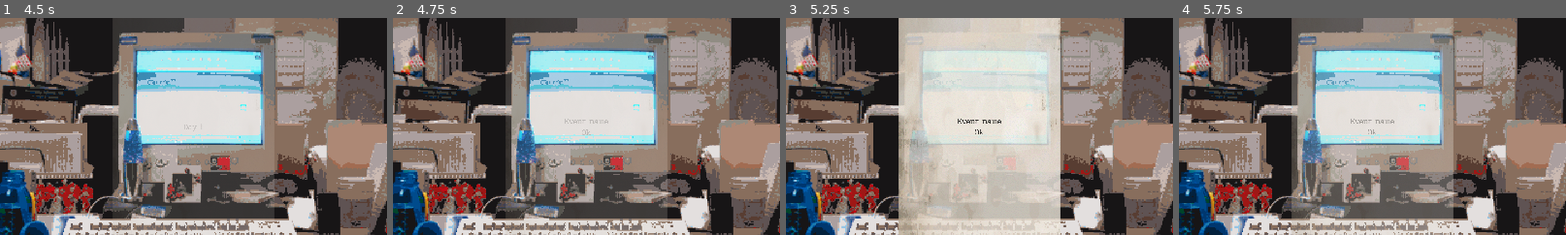
Above: before the commit, frames 1-4 (left to right).
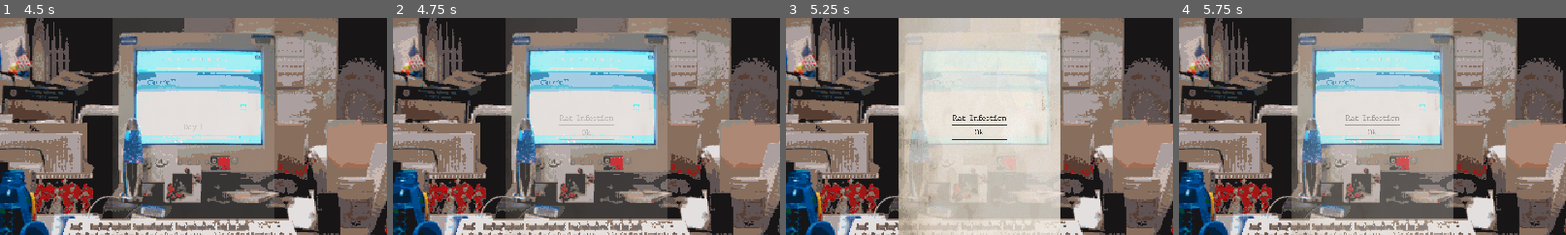
Above: after the commit, the same moments.

Repository: RisingThumb/GMTKJoinedTogether
Game: Godot game, scene res://Scenes/Title.tscn
Two runs of this game, one before a commit and one after it. Both use one fixed random seed, a clock stepped at 60 frames per second and the inputs below. The engine's default icon, where the game draws it, is replaced by a stand-in: a white triangle on a blue panel in a dark square.
Inputs:
- Up to frame 1 (4.5 s): click "Play the game" at 0.5 s; tap Enter at 1.25, 2.75 s; tap Space at 2, 3.5 s
- Up to frame 2 (4.75 s): no input
- Up to frame 3 (5.25 s): click "Ok" at 5 s
- Up to frame 4 (5.75 s): no input
The pictures show only the part of the screen within x 25-75%, y 25-75%; the shares and areas given below are measured in that part.

Frame 1 is identical in both runs. In frame 2, 0.3% of the frame differs, in the area x 42-58%, y 44-57%; in frame 3, 0.4%; in frame 4, 0.3%.

Commit message:
Billing added

Diff:
--- a/Scenes/Game.tscn
+++ b/Scenes/Game.tscn
@@ -336,9 +336,11 @@
 texture = ExtResource( 7 )
 expand = true
 stretch_mode = 1
+__meta__ = {
+"_edit_use_anchors_": false
+}
 
 [node name="DayPanel" type="Panel" parent="."]
-visible = false
 anchor_left = 0.5
 anchor_top = 0.5
 anchor_right = 0.5
@@ -393,9 +395,9 @@
 
 [node name="VBoxContainer" type="VBoxContainer" parent="EventPanel/CenterContainer"]
 margin_left = 145.0
-margin_top = 249.0
+margin_top = 241.0
 margin_right = 255.0
-margin_bottom = 301.0
+margin_bottom = 309.0
 theme = ExtResource( 5 )
 
 [node name="EventLabel" type="Label" parent="EventPanel/CenterContainer/VBoxContainer"]
@@ -403,16 +405,27 @@
 margin_bottom = 24.0
 text = "Event name"
 
-[node name="EventButton" type="Button" parent="EventPanel/CenterContainer/VBoxContainer"]
+[node name="HSeparator" type="HSeparator" parent="EventPanel/CenterContainer/VBoxContainer"]
 margin_top = 28.0
 margin_right = 110.0
-margin_bottom = 52.0
+margin_bottom = 32.0
+theme = ExtResource( 5 )
+
+[node name="EventButton" type="Button" parent="EventPanel/CenterContainer/VBoxContainer"]
+margin_top = 36.0
+margin_right = 110.0
+margin_bottom = 60.0
 theme = ExtResource( 5 )
 custom_fonts/font = ExtResource( 6 )
 text = "Ok"
 
+[node name="HSeparator2" type="HSeparator" parent="EventPanel/CenterContainer/VBoxContainer"]
+margin_top = 64.0
+margin_right = 110.0
+margin_bottom = 68.0
+theme = ExtResource( 5 )
+
 [node name="AgencyPanel" type="Panel" parent="."]
-visible = false
 anchor_left = 0.5
 anchor_top = 0.5
 anchor_right = 0.5
@@ -547,7 +560,6 @@
 margin_bottom = 271.0
 
 [node name="BillPanel" type="Panel" parent="."]
-visible = false
 anchor_left = 0.5
 anchor_top = 0.5
 anchor_right = 0.5
@@ -573,80 +585,80 @@
 margin_bottom = 401.0
 
 [node name="HSeparator5" type="HSeparator" parent="BillPanel/CenterContainer/VBoxContainer"]
-margin_right = 115.0
+margin_right = 143.0
 margin_bottom = 4.0
 
 [node name="Label" type="Label" parent="BillPanel/CenterContainer/VBoxContainer"]
 margin_top = 8.0
-margin_right = 115.0
+margin_right = 143.0
 margin_bottom = 32.0
 text = "Finances"
 align = 1
 
 [node name="HSeparator6" type="HSeparator" parent="BillPanel/CenterContainer/VBoxContainer"]
 margin_top = 36.0
-margin_right = 115.0
+margin_right = 143.0
 margin_bottom = 40.0
 __meta__ = {
 "_edit_use_anchors_": false
 }
 
-[node name="CheckBox" type="CheckButton" parent="BillPanel/CenterContainer/VBoxContainer"]
+[node name="CheckBill" type="CheckButton" parent="BillPanel/CenterContainer/VBoxContainer"]
 margin_top = 44.0
-margin_right = 115.0
-margin_bottom = 76.0
+margin_right = 143.0
+margin_bottom = 68.0
 text = "Bills"
 
-[node name="CheckBox2" type="CheckButton" parent="BillPanel/CenterContainer/VBoxContainer"]
-margin_top = 80.0
-margin_right = 115.0
-margin_bottom = 112.0
+[node name="CheckConnection" type="CheckButton" parent="BillPanel/CenterContainer/VBoxContainer"]
+margin_top = 72.0
+margin_right = 143.0
+margin_bottom = 96.0
 text = "Connections"
 
-[node name="CheckBox3" type="CheckButton" parent="BillPanel/CenterContainer/VBoxContainer"]
-margin_top = 116.0
-margin_right = 115.0
-margin_bottom = 148.0
+[node name="CheckInterview" type="CheckButton" parent="BillPanel/CenterContainer/VBoxContainer"]
+margin_top = 100.0
+margin_right = 143.0
+margin_bottom = 124.0
 text = "Interview"
 
 [node name="Money" type="HSeparator" parent="BillPanel/CenterContainer/VBoxContainer"]
-margin_top = 152.0
-margin_right = 115.0
-margin_bottom = 156.0
+margin_top = 128.0
+margin_right = 143.0
+margin_bottom = 132.0
 __meta__ = {
 "_edit_use_anchors_": false
 }
 
 [node name="CurrentMoney" type="Label" parent="BillPanel/CenterContainer/VBoxContainer"]
-margin_top = 160.0
-margin_right = 115.0
-margin_bottom = 184.0
+margin_top = 136.0
+margin_right = 143.0
+margin_bottom = 160.0
 text = "$10"
 
 [node name="CurrentExpenses" type="Label" parent="BillPanel/CenterContainer/VBoxContainer"]
-margin_top = 188.0
-margin_right = 115.0
-margin_bottom = 212.0
+margin_top = 164.0
+margin_right = 143.0
+margin_bottom = 188.0
 text = "-$5"
 
 [node name="NewMoneyAmount" type="Label" parent="BillPanel/CenterContainer/VBoxContainer"]
-margin_top = 216.0
-margin_right = 115.0
-margin_bottom = 240.0
+margin_top = 192.0
+margin_right = 143.0
+margin_bottom = 216.0
 text = "$5"
 
 [node name="Money2" type="HSeparator" parent="BillPanel/CenterContainer/VBoxContainer"]
-margin_top = 244.0
-margin_right = 115.0
-margin_bottom = 248.0
+margin_top = 220.0
+margin_right = 143.0
+margin_bottom = 224.0
 __meta__ = {
 "_edit_use_anchors_": false
 }
 
 [node name="FinishFinanceButton" type="Button" parent="BillPanel/CenterContainer/VBoxContainer"]
-margin_top = 252.0
-margin_right = 115.0
-margin_bottom = 266.0
+margin_top = 228.0
+margin_right = 143.0
+margin_bottom = 252.0
 text = "MoneySorted"
 
 [node name="BillPanel2" type="Panel" parent="."]
@@ -657,6 +669,9 @@
 margin_bottom = 60.0
 rect_min_size = Vector2( 300, 60 )
 theme = ExtResource( 5 )
+__meta__ = {
+"_edit_use_anchors_": false
+}
 
 [node name="Stats" type="VBoxContainer" parent="BillPanel2"]
 anchor_right = 1.0
@@ -730,4 +745,7 @@
 [connection signal="pressed" from="EventPanel/CenterContainer/VBoxContainer/EventButton" to="." method="_on_EventButton_pressed"]
 [connection signal="item_selected" from="AgencyPanel/CenterContainer/OptionButton" to="." method="_on_OptionButton_item_selected"]
 [connection signal="pressed" from="NewspaperCreationPanel/CenterContainer/ScrollContainer/Paper/Publish" to="." method="_on_Publish_pressed"]
+[connection signal="pressed" from="BillPanel/CenterContainer/VBoxContainer/CheckBill" to="." method="_on_CheckBill_pressed"]
+[connection signal="pressed" from="BillPanel/CenterContainer/VBoxContainer/CheckConnection" to="." method="_on_CheckConnection_pressed"]
+[connection signal="pressed" from="BillPanel/CenterContainer/VBoxContainer/CheckInterview" to="." method="_on_CheckInterview_pressed"]
 [connection signal="pressed" from="BillPanel/CenterContainer/VBoxContainer/FinishFinanceButton" to="." method="_on_FinishFinanceButton_pressed"]
--- a/Scripts/Game.gd
+++ b/Scripts/Game.gd
@@ -5,7 +5,11 @@
 var money = 0
 var discord = 0
 var connections = 1
+var moneyCost = 0
 var interviews = false
+export(int) var billsCost = 100
+export(int) var connectionCost = 20
+export(int) var interviewCost = 30
 
 onready var topicLabel = $NewspaperCreationPanel/CenterContainer/ScrollContainer/Paper/Topic
 onready var titleChoice = $NewspaperCreationPanel/CenterContainer/ScrollContainer/Paper/ArticleTitle
@@ -36,6 +40,7 @@
 	var agencies = ArticleContent.get_agencies(day - 1)
 	for agency in agencies:
 		$AgencyPanel/CenterContainer/OptionButton.add_item(agency)
+	$EventPanel/CenterContainer/VBoxContainer/EventLabel.text = ArticleContent.get_event(day-1)
 
 func setupTopicDropDowns() -> void:
 	for a in [titleChoice, textChoice, imageChoice, captionChoice, studyChoice]:
@@ -88,9 +93,38 @@
 
 	$NewspaperCreationPanel/CenterContainer/ScrollContainer/Paper/Publish.disabled = true
 
+func bankruptEnding():
+	print("You went bankrupt")
 
 func _on_FinishFinanceButton_pressed() -> void:
-
+	money -= moneyCost
+	if moneyCost < 0 :
+		bankruptEnding()
+	if !$BillPanel/CenterContainer/VBoxContainer/CheckBill.pressed:
+		bankruptEnding()
 	$BillPanel2/Stats.set_money(money)
 	$Fader.play("BillFadeout")
 	dayForward()
+
+func recalculateBills():
+	moneyCost = 0
+	if $BillPanel/CenterContainer/VBoxContainer/CheckBill.pressed:
+		moneyCost+=billsCost
+	if $BillPanel/CenterContainer/VBoxContainer/CheckConnection.pressed:
+		moneyCost+=connectionCost
+	if $BillPanel/CenterContainer/VBoxContainer/CheckInterview.pressed:
+		moneyCost+=interviewCost
+	$BillPanel/CenterContainer/VBoxContainer/CurrentMoney.text = str(money)
+	$BillPanel/CenterContainer/VBoxContainer/CurrentExpenses.text = str(moneyCost)
+	$BillPanel/CenterContainer/VBoxContainer/NewMoneyAmount.text = str(money-moneyCost)
+
+func _on_CheckBill_pressed():
+	recalculateBills()
+
+
+func _on_CheckConnection_pressed():
+	recalculateBills()
+
+
+func _on_CheckInterview_pressed():
+	recalculateBills()
Not shown, added: Art/Pictures/BeachBikini.png.import
Not shown, added: Art/Pictures/BillyBohanBodyGuard.png.import
Not shown, added: Art/Pictures/BillyBohanDepressed.png.import
Not shown, added: Art/Pictures/BillyBohanOfGuard.png.import
Not shown, added: Art/Pictures/BillyBohanOverwhelmed.png.import
Not shown, added: Art/Pictures/BillyBohanPonder.png.import
Not shown, added: Art/Pictures/BillyBohanPose.png.import
Not shown, added: Art/Pictures/BillyBohanPushback.png.import
Not shown, added: Art/Pictures/BillyBohanScared.png.import
Not shown, added: Art/Pictures/CityPeople.png.import
Not shown, added: Art/Pictures/CityScape2.png.import
Not shown, added: Art/Pictures/PoorNeighbourhood.png.import
(and 4 more such lines)
